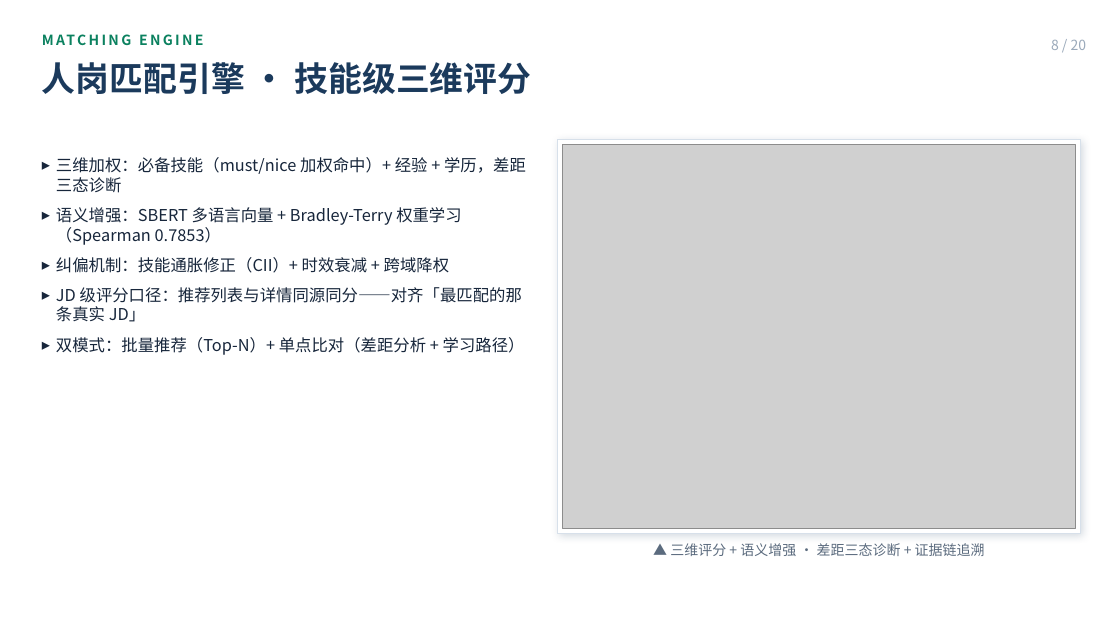
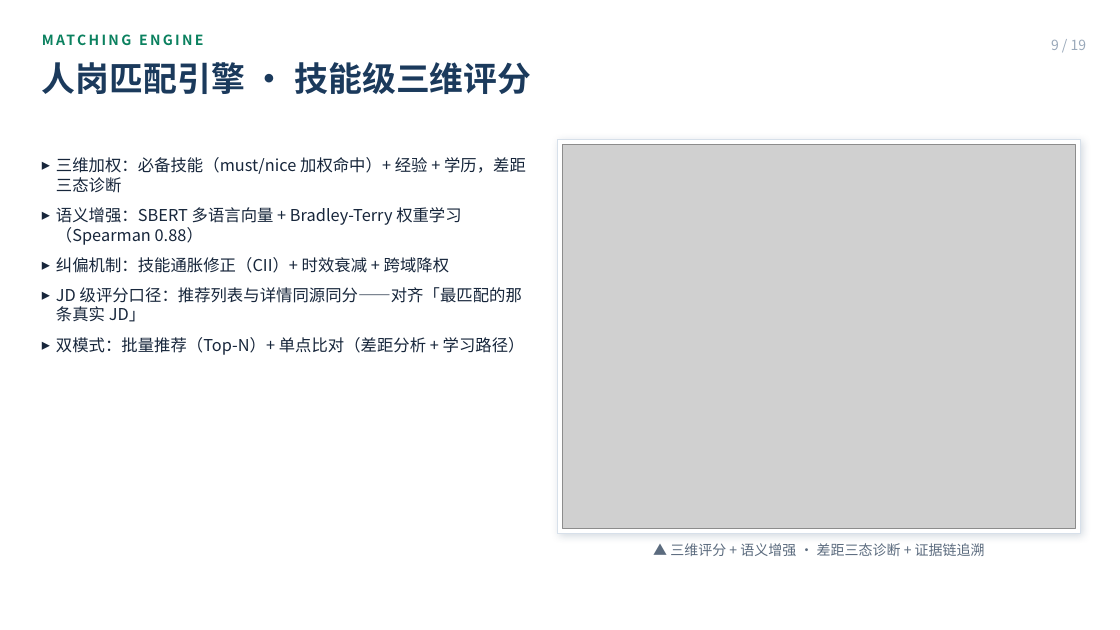
Before and after one commit to Sanksu/zhigang-compass, a slide deck: slide 9 of docs/m5/智岗罗盘_答辩PPT_终稿.pptx (slide 8 before the commit). Drawn at 1120x630 pixels with LibreOffice and Linux fonts; fonts in the diff are those of the drawing; grey boxes stand for pictures. Boxes give left, top, right and bottom in pixels: in the first picture for what was removed or moved away, otherwise in the second. Text is boxed around its words. In the diff, an @@ line names an element or a change of style, - is before the commit and + after.

```diff
--- a/docs/m5/智岗罗盘_答辩PPT_终稿.pptx
+++ b/docs/m5/智岗罗盘_答辩PPT_终稿.pptx
@@ text at bbox=[1051, 40, 1087, 50]: text changed @@
-8 / 20
+9 / 19
@@ text at bbox=[56, 207, 461, 245]: text changed @@
-▸ 语义增强：SBERT 多语言向量 + Bradley-Terry 权重学习（Spearman 0.7853）
+▸ 语义增强：SBERT 多语言向量 + Bradley-Terry 权重学习（Spearman 0.88）
```
Also in this commit, not shown: 17 other slides changed, 1 slide added, 2 slides removed, 5 other files.
